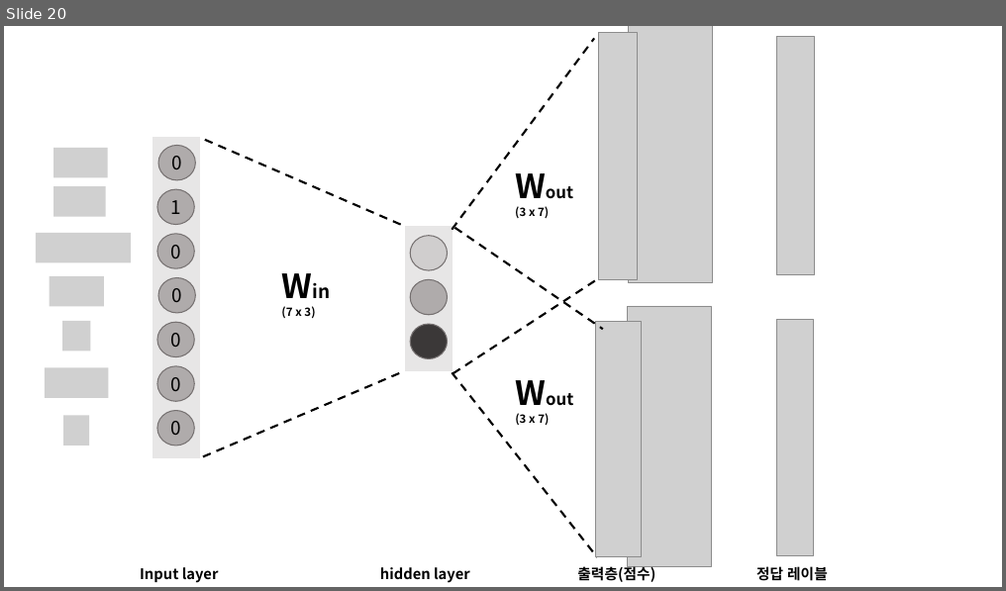
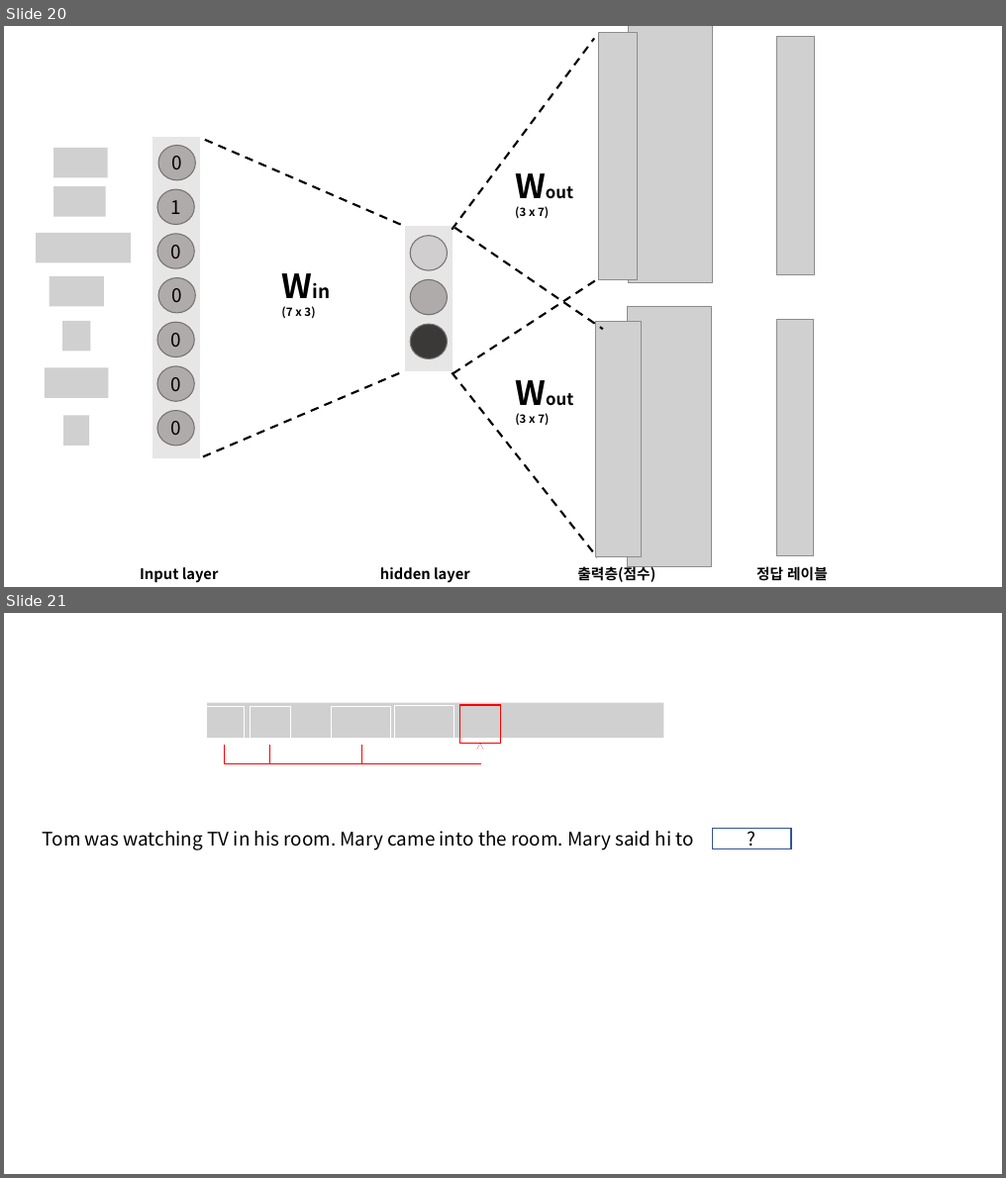
Before and after one commit to DeepHaeJoong/DeepLearningFromScratch_II, a slide deck: 연습용 II.pptm. Shown one above the other, each under a label of ours: slide 20 before the commit, slides 20 and 21 after it. The pictures are 1006x591 and 1006x1178 pixels, drawn with LibreOffice and Linux fonts; fonts in the diff are those of the drawing; grey boxes stand for pictures. Boxes give left, top, right and bottom in pixels: in the first picture for what was removed or moved away, otherwise in the second. Text is boxed around its words. In the diff, an @@ line names an element or a change of style, - is before the commit and + after.

```diff
--- a/연습용 II.pptm
+++ b/연습용 II.pptm
@@ slide 21 added at (x1=4, y1=613, x2=1002, y2=1174), background #FFFFFF @@
@@ rectangle added at (x1=203, y1=707, x2=245, y2=745), outline #FFFFFF 1 pt @@
@@ picture added at (x1=208, y1=703, x2=664, y2=738) @@
@@ rectangle added at (x1=250, y1=707, x2=291, y2=745), outline #FFFFFF 1 pt @@
@@ rectangle added at (x1=331, y1=707, x2=391, y2=745), outline #FFFFFF 1 pt @@
@@ rectangle added at (x1=395, y1=706, x2=454, y2=744), outline #FFFFFF 1 pt @@
@@ rectangle added at (x1=460, y1=705, x2=501, y2=744), outline #FF0000 1 pt @@
@@ elbow arrow added from (224, 745) to (480, 744), #FF0000 0.5 pt @@
@@ elbow arrow added from (269, 745) to (480, 744), #FF0000 0.5 pt @@
@@ elbow arrow added from (361, 745) to (480, 744), #FF0000 0.5 pt @@
@@ elbow arrow added from (425, 744) to (480, 744), #FFFFFF 0.5 pt @@
@@ text added at (x1=43, y1=831, x2=694, y2=851), 18 pt, text #000000 @@
+Tom was watching TV in his room. Mary came into the room. Mary said hi to
@@ rectangle added at (x1=712, y1=828, x2=791, y2=850), outline #325491 1 pt, 18 pt, text #000000 @@
+?
```
Also in this commit, not shown: 1 slide changed, 28 other slides added, 47 other files.
